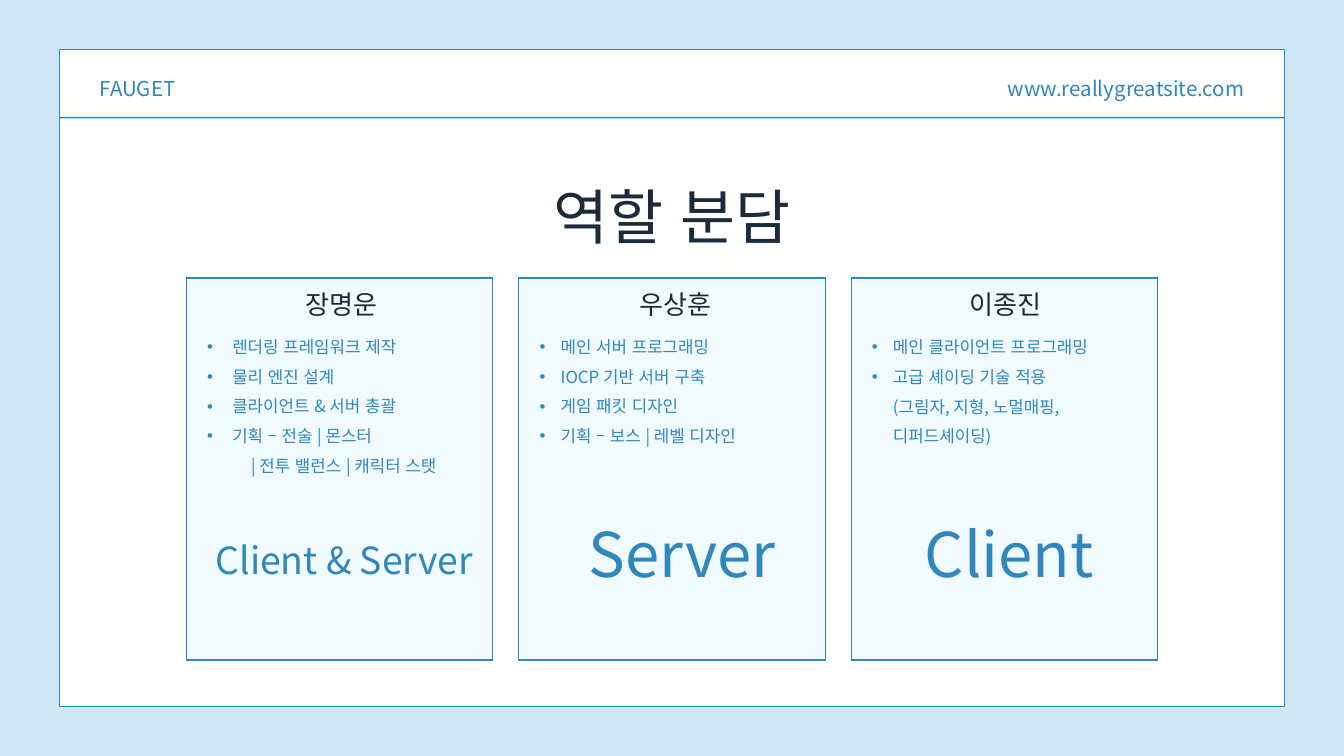
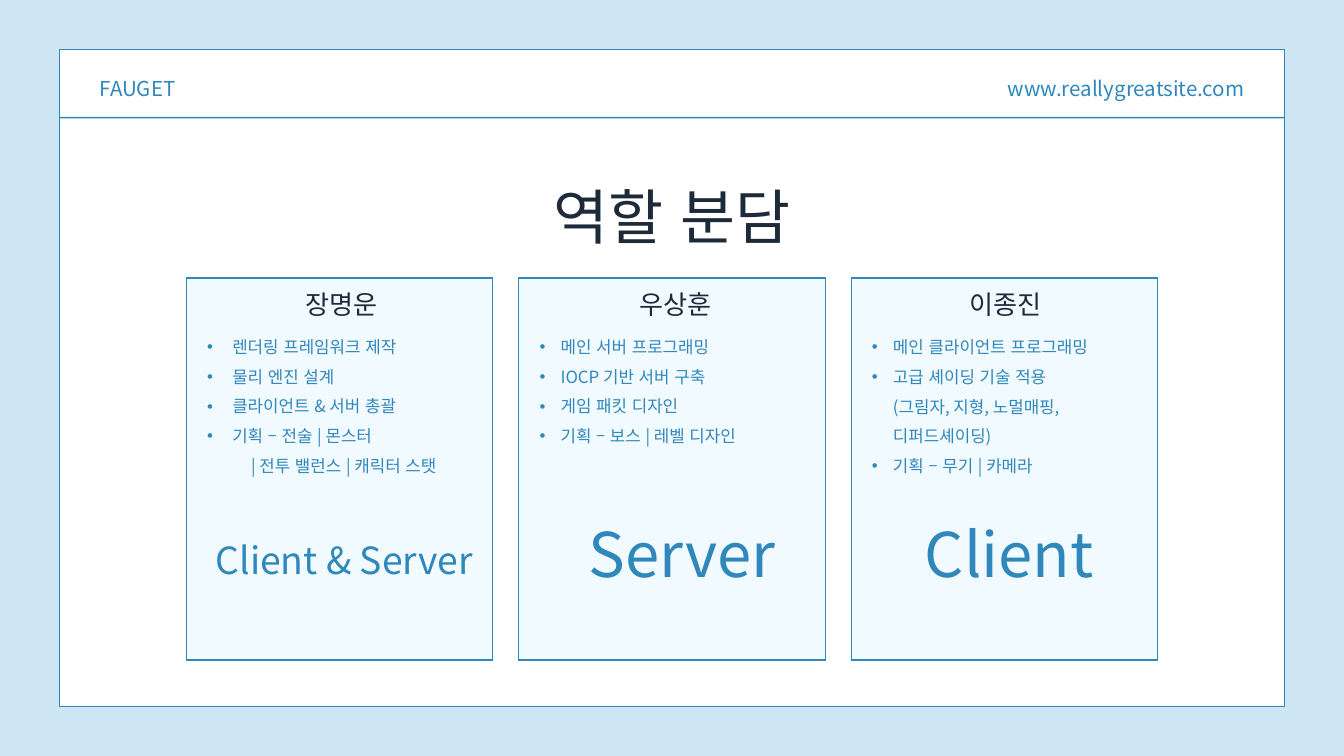
Before and after one commit to Woon-2/Project-W, a slide deck: slide 17 of 제안서/이방인(Outlander)_장명운_우상훈_이종진.pptx. Drawn at 1344x756 pixels with LibreOffice and Linux fonts; fonts in the diff are those of the drawing. Boxes give left, top, right and bottom in pixels: in the first picture for what was removed or moved away, otherwise in the second. Text is boxed around its words. In the diff, an @@ line names an element or a change of style, - is before the commit and + after.

Commit message:
[docs](main): 역할 분담 기획 생략된 거 추가가

```diff
--- a/제안서/이방인(Outlander)_장명운_우상훈_이종진.pptx
+++ b/제안서/이방인(Outlander)_장명운_우상훈_이종진.pptx
@@ text at (x1=893, y1=458, x2=1032, y2=474): paragraph added @@
+• 기획 – 무기 | 카메라
```
